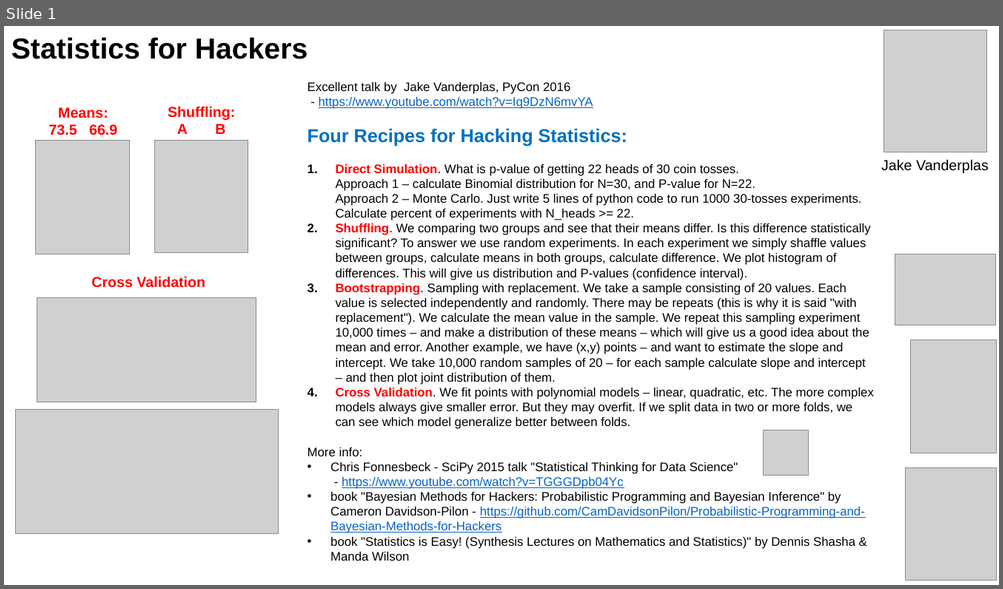
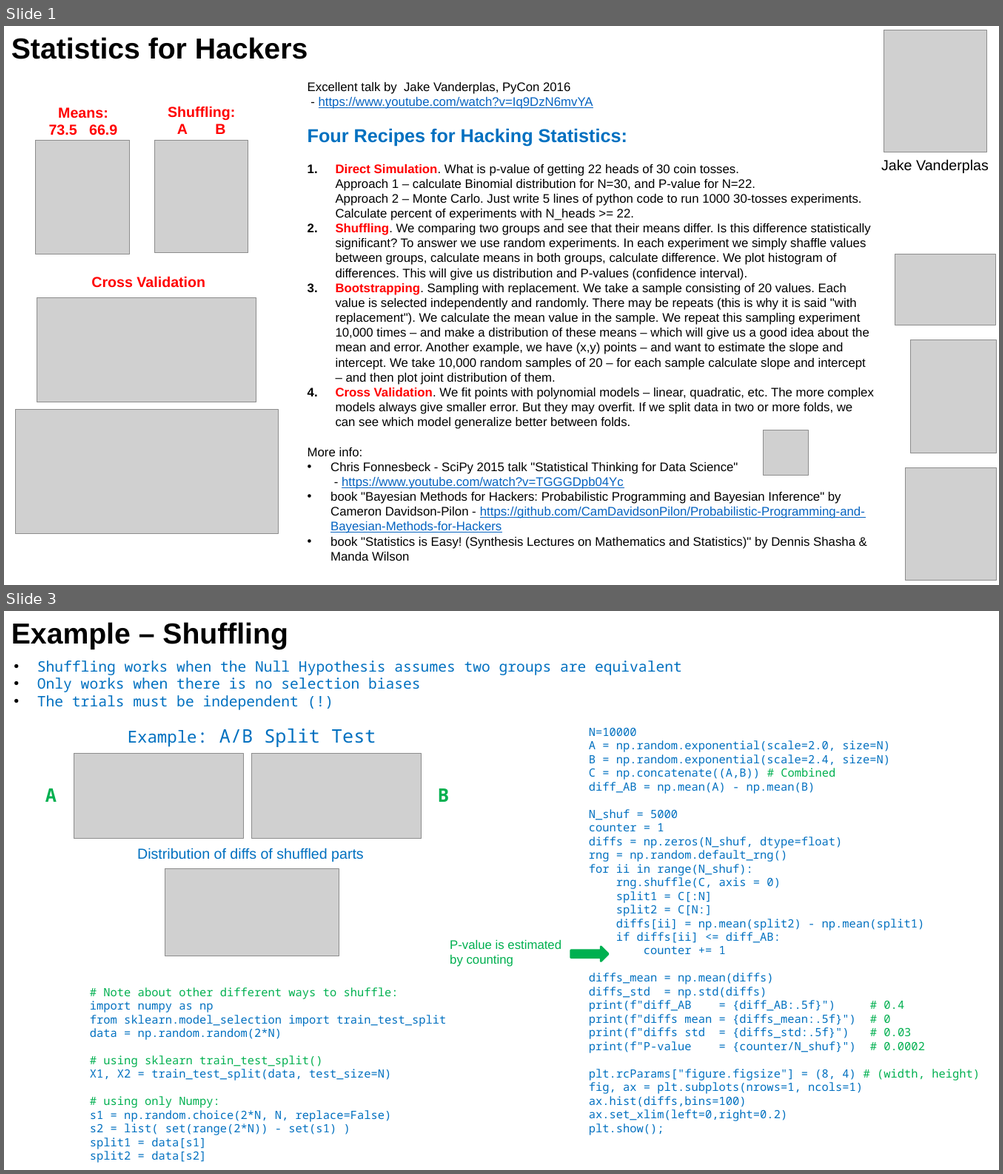
Before and after one commit to lselector/ml_ai_doc, a slide deck: statistics_16_for_hackers.pptx. Shown one above the other, each under a label of ours: slide 1 before the commit, slides 1 and 3 after it; the slides between them are not shown. The pictures are 1003x589 and 1003x1174 pixels, drawn with LibreOffice and Linux fonts; fonts in the diff are those of the drawing; grey boxes stand for pictures. Boxes give left, top, right and bottom in pixels: in the first picture for what was removed or moved away, otherwise in the second. Text is boxed around its words. In the diff, an @@ line names an element or a change of style, - is before the commit and + after.

```diff
--- a/statistics_16_for_hackers.pptx
+++ b/statistics_16_for_hackers.pptx
@@ slide 3 added at [4,611,999,1170], background #FFFFFF @@
@@ text added at [11,622,288,649], 28 pt, text #000000, bold @@
+Example – Shuffling
@@ text added at [37,661,682,710], 14 pt, text #0070C0 @@
+• Shuffling works when the Null Hypothesis assumes two groups are equivalent
+• Only works when there is no selection biases
+• The trials must be independent (!)
@@ text added at [128,729,375,747], 18 pt, text #0070C0 @@
+Example: A/B Split Test
@@ text added at [589,728,979,1136], 11 pt, text #0070C0 @@
+N=10000
+A = np.random.exponential(scale=2.0, size=N)
+B = np.random.exponential(scale=2.4, size=N)
+C = np.concatenate((A,B)) # Combined
+diff_AB = np.mean(A) - np.mean(B)
+N_shuf = 5000
+counter = 1
+diffs = np.zeros(N_shuf, dtype=float)
+rng = np.random.default_rng()
+for ii in range(N_shuf):
+rng.shuffle(C, axis = 0)
+split1 = C[:N]
+split2 = C[N:]
+diffs[ii] = np.mean(split2) - np.mean(split1)
+if diffs[ii] <= diff_AB:
+counter += 1
+diffs_mean = np.mean(diffs)
+diffs_std = np.std(diffs)
+print(f"diff_AB = {diff_AB:.5f}") # 0.4
+print(f"diffs mean = {diffs_mean:.5f}") # 0
+print(f"diffs std = {diffs_std:.5f}") # 0.03
+print(f"P-value = {counter/N_shuf}") # 0.0002
+plt.rcParams["figure.figsize"] = (8, 4) # (width, height)
+fig, ax = plt.subplots(nrows=1, ncols=1)
+ax.hist(diffs,bins=100)
+ax.set_xlim(left=0,right=0.2)
+plt.show();
@@ picture added at [74,754,244,839] @@
@@ picture added at [252,754,421,839] @@
@@ text added at [45,789,57,802], 18 pt, text #00B050, bold @@
+A
@@ text added at [438,789,449,802], 18 pt, text #00B050, bold @@
+B
@@ text added at [137,848,364,862], 14 pt, text #0070C0 @@
+Distribution of diffs of shuffled parts
@@ picture added at [165,869,338,956] @@
@@ text added at [449,940,561,967], 12 pt, text #00B050 @@
+P-value is estimated
+by counting
@@ right arrow added at [571,947,609,962], fill #00B050, outline #00B050 2 pt @@
@@ text added at [90,988,446,1163], 11 pt, text #0070C0 @@
+# Note about other different ways to shuffle:
+import numpy as np
+from sklearn.model_selection import train_test_split
+data = np.random.random(2*N)
+# using sklearn train_test_split()
+X1, X2 = train_test_split(data, test_size=N)
+# using only Numpy:
+s1 = np.random.choice(2*N, N, replace=False)
+s2 = list( set(range(2*N)) - set(s1) )
+split1 = data[s1]
+split2 = data[s2]
```
Also in this commit, not shown: 2 other slides added.
